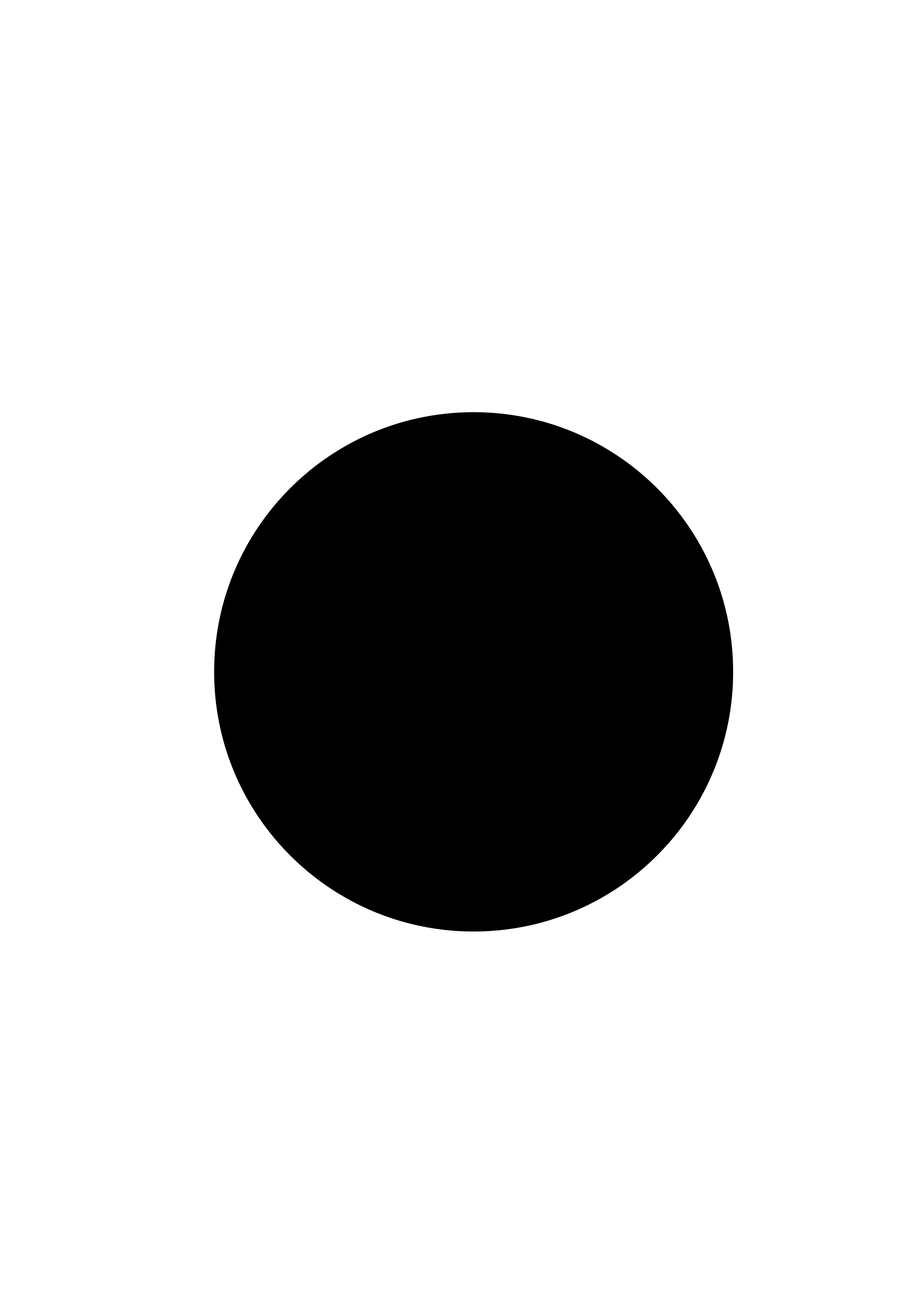
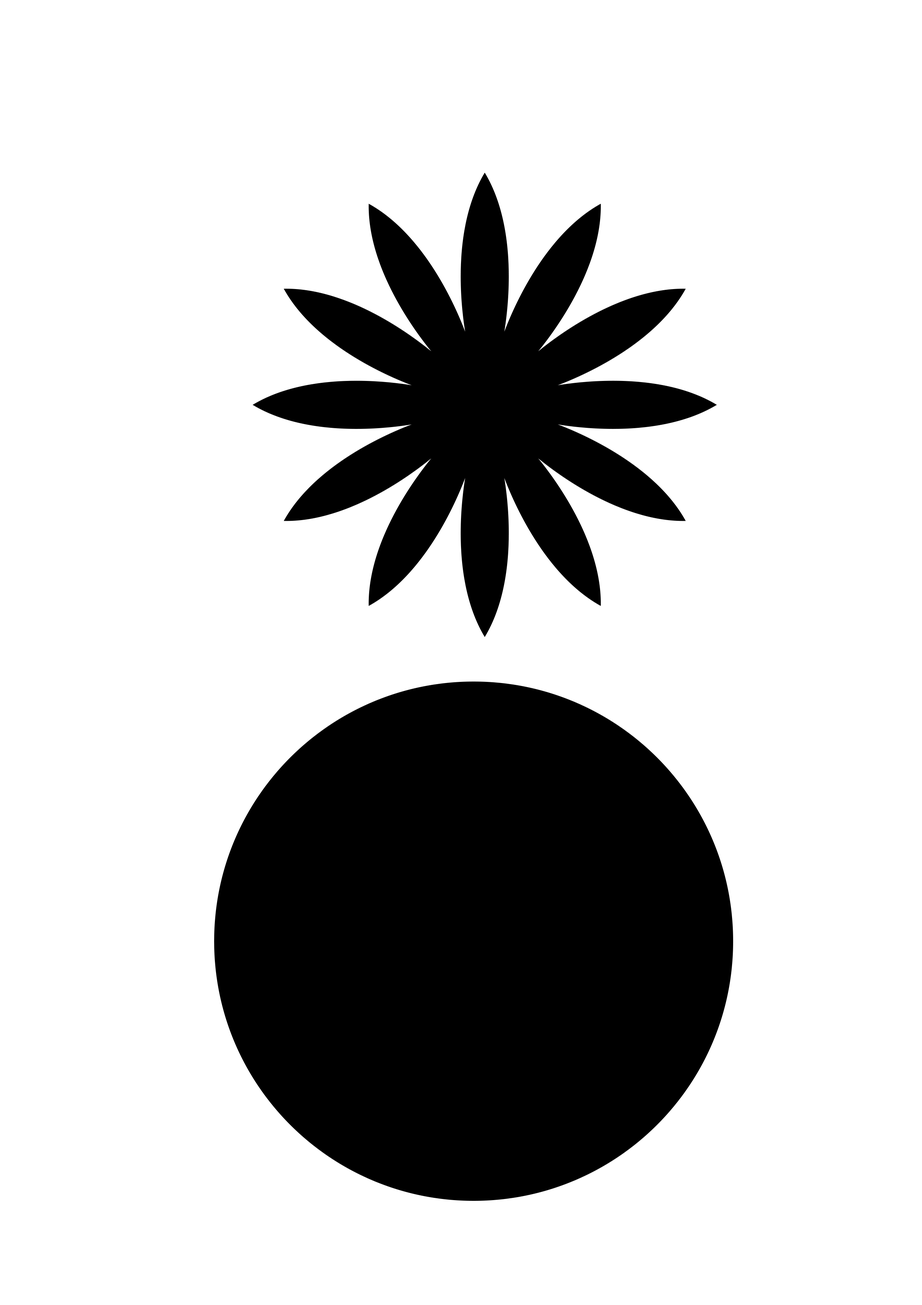
The second (922, 1305) image is a revision of the first. Changes to its layers:
painted on "Ellipse 1" over [214, 172, 734, 1201]
